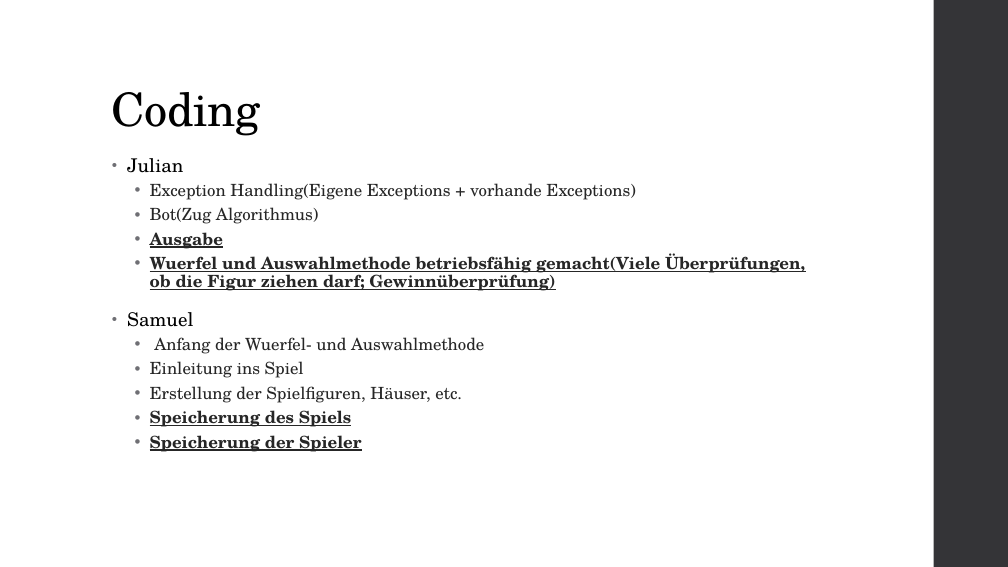
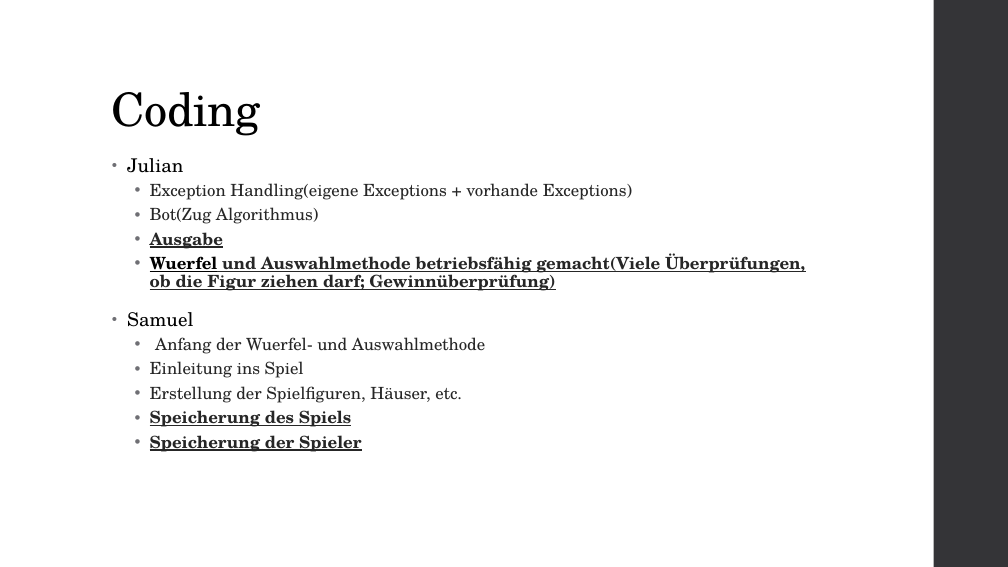
Before and after one commit to Wutze0/Mensch_Aergere_Dich_Nicht, a slide deck: slide 7 of MenschAergereDichNicht.pptx. Drawn at 1008x567 pixels with LibreOffice and Linux fonts; fonts in the diff are those of the drawing. Boxes give left, top, right and bottom in pixels: in the first picture for what was removed or moved away, otherwise in the second. Text is boxed around its words. In the diff, an @@ line names an element or a change of style, - is before the commit and + after.

Commit message:
nix gemacht

```diff
--- a/MenschAergereDichNicht.pptx
+++ b/MenschAergereDichNicht.pptx
@@ text at [150, 183, 632, 200]: text changed @@
-  • Exception Handling(Eigene Exceptions + vorhande Exceptions)
+  • Exception Handling(eigene Exceptions + vorhande Exceptions)
@@ text at [150, 253, 805, 291]: text colour #262626 to #000000 in "Wuerfel" @@
```
Also in this commit, not shown: 6 other slides changed, 1 slide removed.
